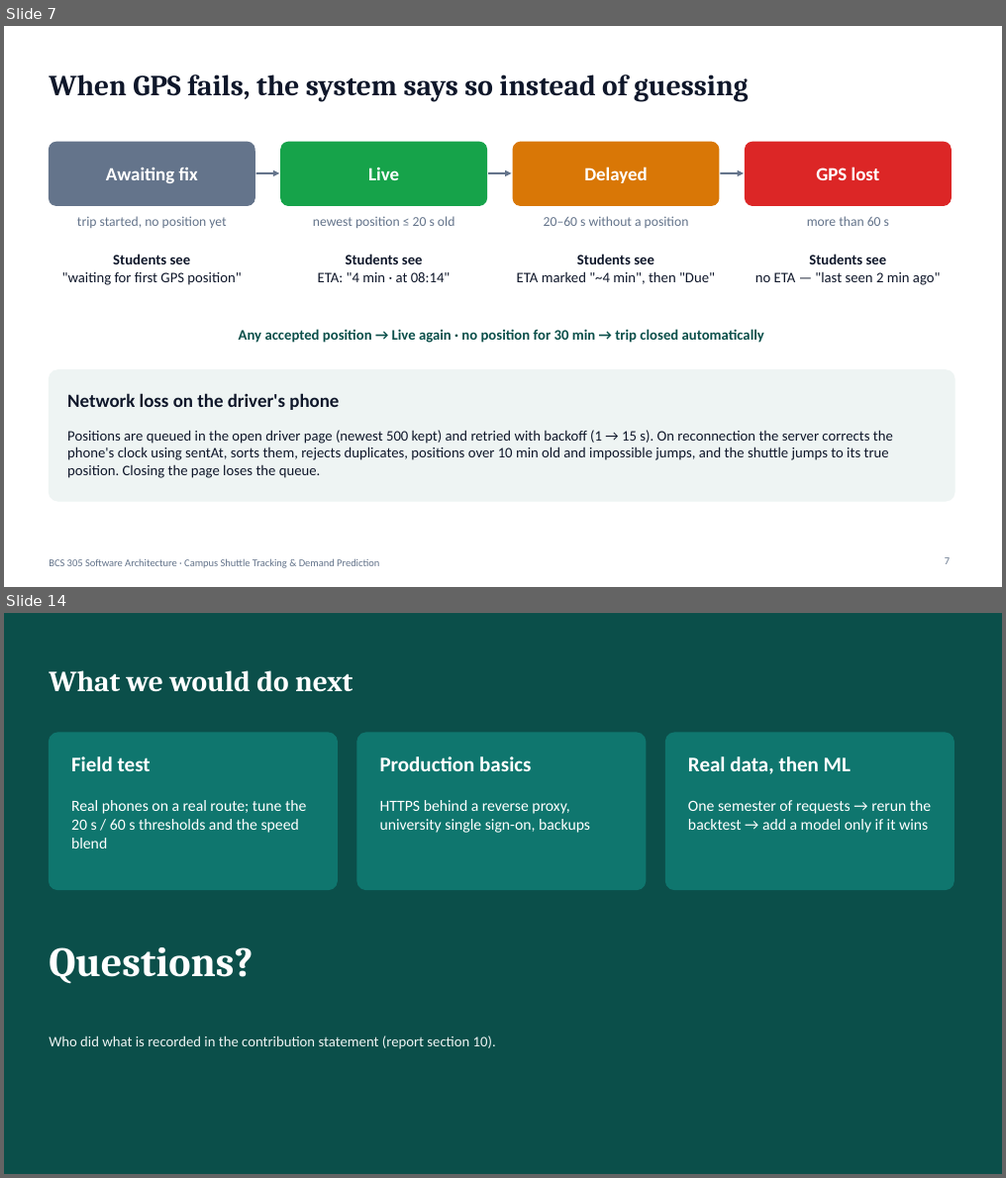
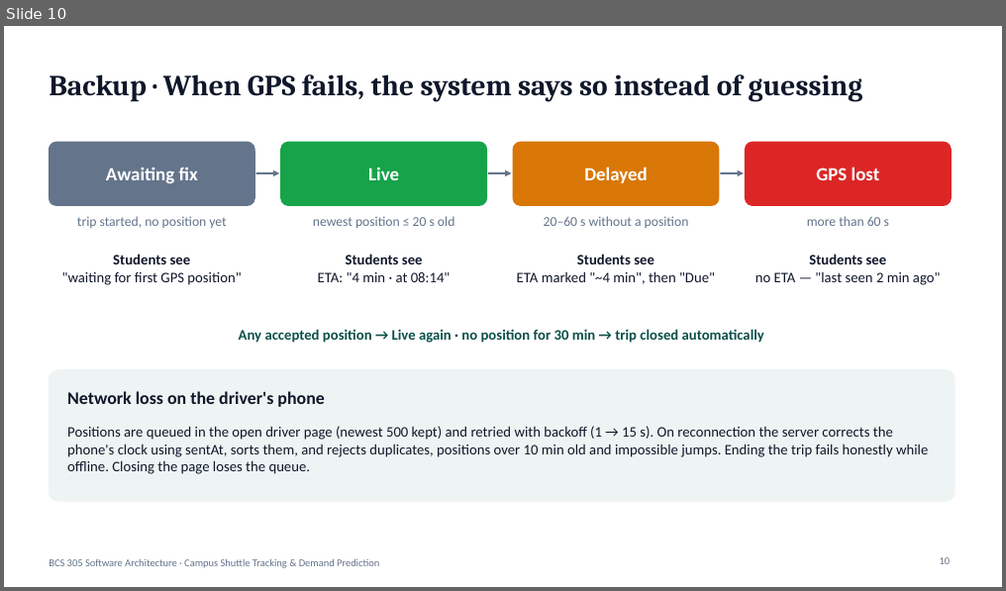
Before and after one commit to abdullahshammari796-ctrl/CampusShuttle, a slide deck: docs/presentation/campus-shuttle-presentation.pptx. Shown one above the other, each under a label of ours: slides 7 and 14 before the commit, slide 10 after it; the slides between them are not shown. The pictures are 1006x1178 and 1006x591 pixels, drawn with LibreOffice and Linux fonts; fonts in the diff are those of the drawing. Boxes give left, top, right and bottom in pixels: in the first picture for what was removed or moved away, otherwise in the second. Text is boxed around its words. In the diff, an @@ line names an element or a change of style, - is before the commit and + after.

```diff
--- a/docs/presentation/campus-shuttle-presentation.pptx
+++ b/docs/presentation/campus-shuttle-presentation.pptx
@@ slide 14 removed at box(4, 613, 1002, 1174), background #0B4F4A @@
@@ title removed at box(49, 670, 352, 692) @@
-What we would do next
@@ rounded rectangle removed at box(49, 733, 338, 890) @@
@@ text removed at box(71, 757, 151, 771) @@
-Field test
@@ rounded rectangle removed at box(357, 733, 646, 890) @@
@@ text removed at box(380, 757, 531, 771) @@
-Production basics
@@ rounded rectangle removed at box(665, 733, 954, 890) @@
@@ text removed at box(688, 757, 850, 774) @@
-Real data, then ML
@@ text removed at box(71, 800, 306, 849) @@
-Real phones on a real route; tune the 20 s / 60 s thresholds and the speed blend
@@ text removed at box(380, 800, 590, 833) @@
-HTTPS behind a reverse proxy, university single sign-on, backups
@@ text removed at box(688, 800, 931, 833) @@
-One semester of requests → rerun the backtest → add a model only if it wins
@@ text removed at box(49, 948, 252, 984) @@
-Questions?
@@ text removed at box(49, 1036, 496, 1050) @@
-Who did what is recorded in the contribution statement (report section 10).
@@ what was slide 7 is now slide 10 @@
@@ slide 10 changed as well @@
@@ title at box(49, 75, 863, 101): text changed @@
-When GPS fails, the system says so instead of guessing
+Backup · When GPS fails, the system says so instead of guessing
@@ text "Network loss on the driver's ..." at box(67, 391, 324, 407): size 18 to 17 pt @@
@@ text at box(67, 426, 928, 474): text changed @@
-Positions are queued in the open driver page (newest 500 kept) and retried with backoff (1 → 15 s). On reconnection the server corrects the phone's clock using sentAt, sorts them, rejects duplicates, positions over 10 min old and impossible jumps, and the shuttle jumps to its true position. Closing the page loses the queue.
+Positions are queued in the open driver page (newest 500 kept) and retried with backoff (1 → 15 s). On reconnection the server corrects the phone's clock using sentAt, sorts them, and rejects duplicates, positions over 10 min old and impossible jumps. Ending the trip fails honestly while offline. Closing the page loses the queue.
@@ page number at box(940, 558, 950, 565): text changed @@
-7
+10
```
Also in this commit, not shown: 5 other slides changed, 6 slides added, 7 other slides removed, 48 other files.
